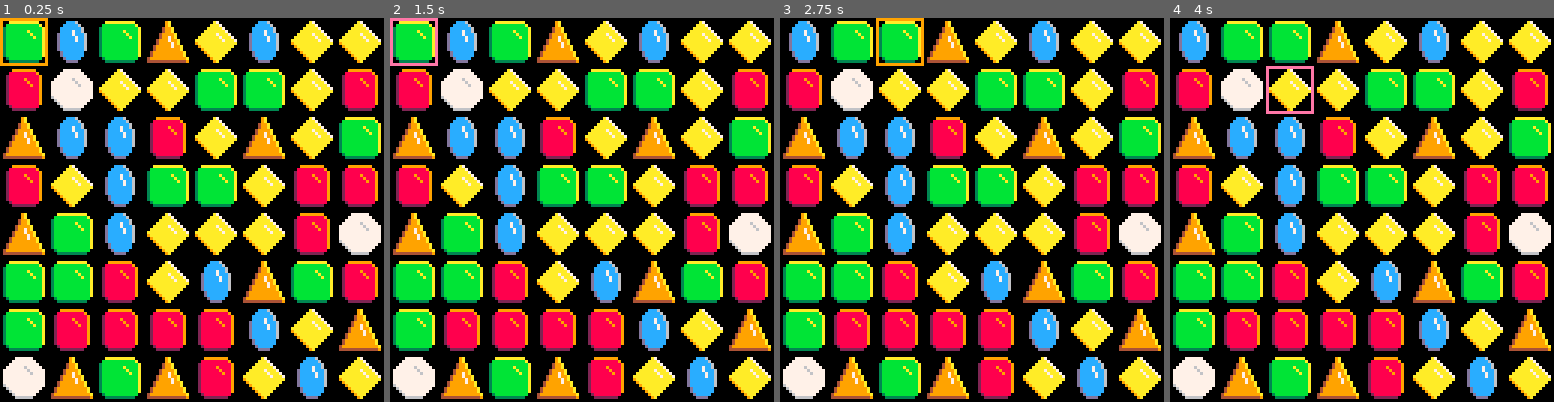
Above: before the commit, frames 1-4 (left to right).
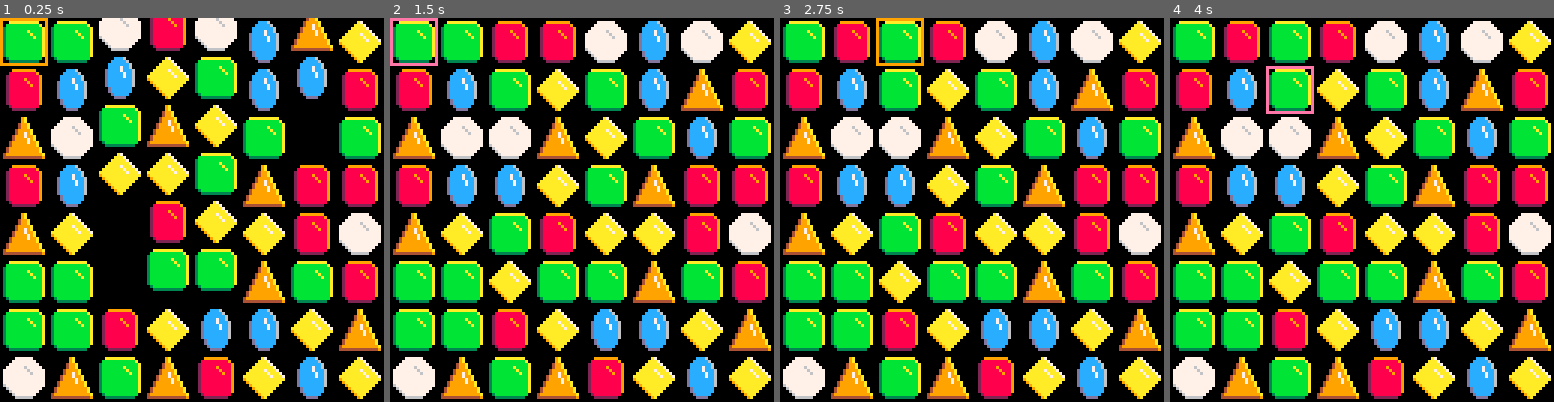
Above: after the commit, the same moments.

Repository: LuosRestil/pico8
Game: PICO-8 cartridge match3/match3.p8
Same seed, same stepped clock (60 frames per second), same inputs: the game is played once before the commit and once after it.
Inputs:
- Up to frame 1 (0.25 s): no input
- Up to frame 2 (1.5 s): tap X (X key) at 0.33, 1.07 s; tap O (Z key) at 0.7 s
- Up to frame 3 (2.75 s): hold Right 1.6-2.1 s; tap O (Z key) at 1.7, 2.1, 2.5 s; tap X (X key) at 1.85 s; hold Up 2.15-2.42 s; hold Right from 2.47 s (still down)
- Up to frame 4 (4 s): tap O (Z key) at 2.9, 3.3, 3.7 s; tap X (X key) at 2.97 s; release Right at 3.03 s; hold Left 3.08-3.58 s; hold Down 3.63-3.97 s

The runs differ from the first frame. In frame 1, 30% of the frame differs, in the area x 13-87%, y 0-87%; in frame 2, 26%; in frame 3, 26%; in frame 4, 26%.

Commit message:
match3, make matches

Diff:
--- a/match3/match3.p8
+++ b/match3/match3.p8
@@ -7,6 +7,7 @@
 jgrid={}
 gridlock=false
 selected=nil
+fallspeed=4
 
 function _init()
 	init_jgrid()
@@ -31,16 +32,8 @@
 		end
 	end
 
-	--test drop
---	if btnp(❎) then
---		jgrid[1][1].offset={0,-jsize}
---		jgrid[2][1]=jgrid[1][1]
---		jgrid[1][1]={
---			sprite=rnd(jspr),
---			offset={0,-jsize}
---		}
---	end
 	animate()
+
 	if not gridlock then
 		match()
 	end
@@ -105,11 +98,13 @@
 		for c=1,8 do
 			local j=jgrid[r][c]
 			if j.offset[1]~=0 then
-				j.offset[1]-=sgn(j.offset[1])*4
+				j.offset[1]-=
+					sgn(j.offset[1])*fallspeed
 				gridlock=true
 			end
 			if j.offset[2]~=0 then
-				j.offset[2]-=sgn(j.offset[2])*4
+				j.offset[2]-=
+					sgn(j.offset[2])*fallspeed
 				gridlock=true
 			end
 		end
@@ -139,8 +134,96 @@
 end
 
 function match()
-	-- scan grid, destroy matches
-end
+	-- scan grid, set matches nil
+	local to_nil={}
+	for r=1,8 do
+		local last=nil
+		local ct=0
+		for c=1,8 do
+			local j=jgrid[r][c]
+			if j.sprite==last then
+				ct+=1
+			else
+				if ct>2 then
+					for i=c-1,c-ct,-1 do
+						add(to_nil,{r,i})
+					end
+				end
+				last=j.sprite
+				ct=1
+			end
+		end
+		if ct>2 then
+			for i=9-1,9-ct,-1 do
+				add(to_nil,{r,i})
+			end
+		end
+	end
+	for c=1,8 do
+		local last=nil
+		local ct=0
+		for r=1,8 do
+			local j=jgrid[r][c]
+			if j.sprite==last then
+				ct+=1
+			else
+				if ct>2 then
+					for i=r-1,r-ct,-1 do
+						add(to_nil,{i,c})
+					end
+				end
+				last=j.sprite
+				ct=1
+			end
+		end
+		if ct>2 then
+			for i=9-1,9-ct,-1 do
+				add(to_nil,{i,c})
+			end
+		end
+	end
+	for tn in all(to_nil) do
+		jgrid[tn[1]][tn[2]]=nil
+	end
+
+	for c=1,8 do
+		local offset=0
+		for r=8,1,-1 do
+			local cell=jgrid[r][c]
+			if cell==nil then
+				offset+=1
+			elseif offset>0 then
+				local jewel=jgrid[r][c]
+				jewel.offset={0,-offset*jsize}
+				jgrid[r+offset][c]=jewel
+			end
+		end
+		for r=1,offset do
+			jgrid[r][c]={
+				sprite=rnd(jspr),
+				offset={0,-offset*jsize}
+			}
+		end
+	end
+end
+-->8
+--todo
+--[[
+
++ only allow swaps that match
++ reset board on no moves
++ better dropping animation
++ particles
++ use floodfill for match
+  checking so that we can see
+  how many pieces were in each
+  part of the match, (so we
+  can give bonuses for more
+  than 3)
++ scoring
++ title screen
+
+]]
 __gfx__
 00000000000a700000ccc7008999999900777700000e70000aaaaaa0000000000000000000000000000000000000000000000000000000000000000000000000
 0000000000aaa7000ccccc70288888890777677000dee7003bbbbbba000000000000000000000000000000000000000000000000000000000000000000000000
